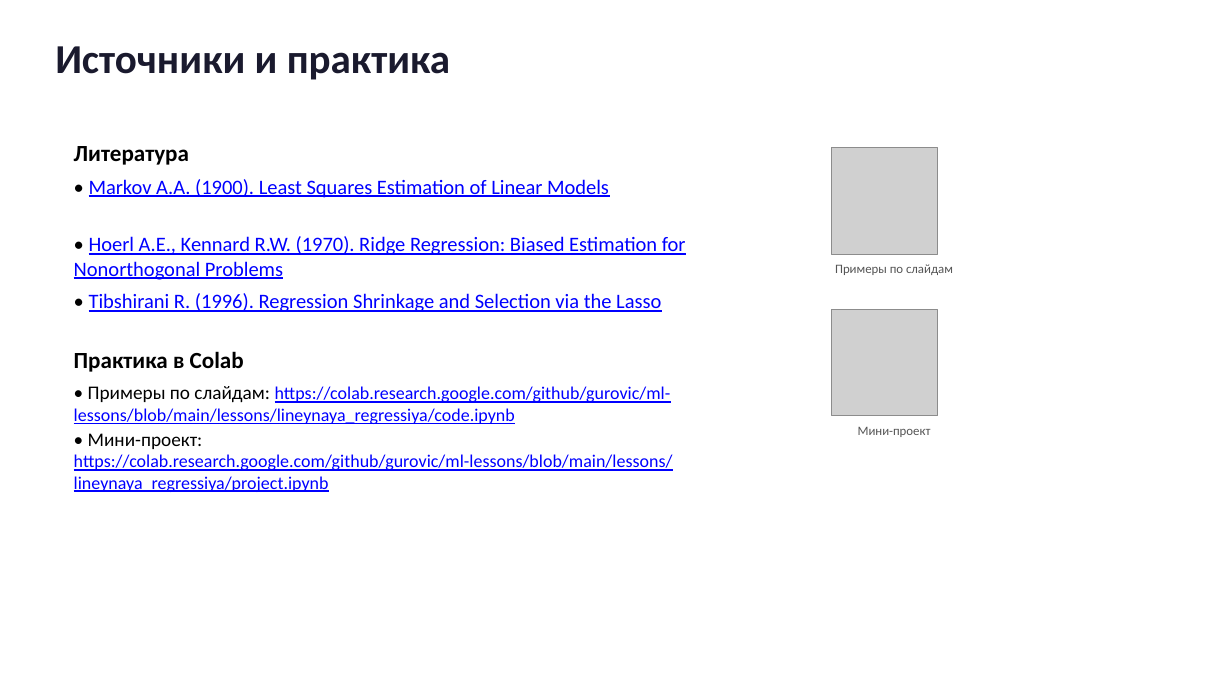
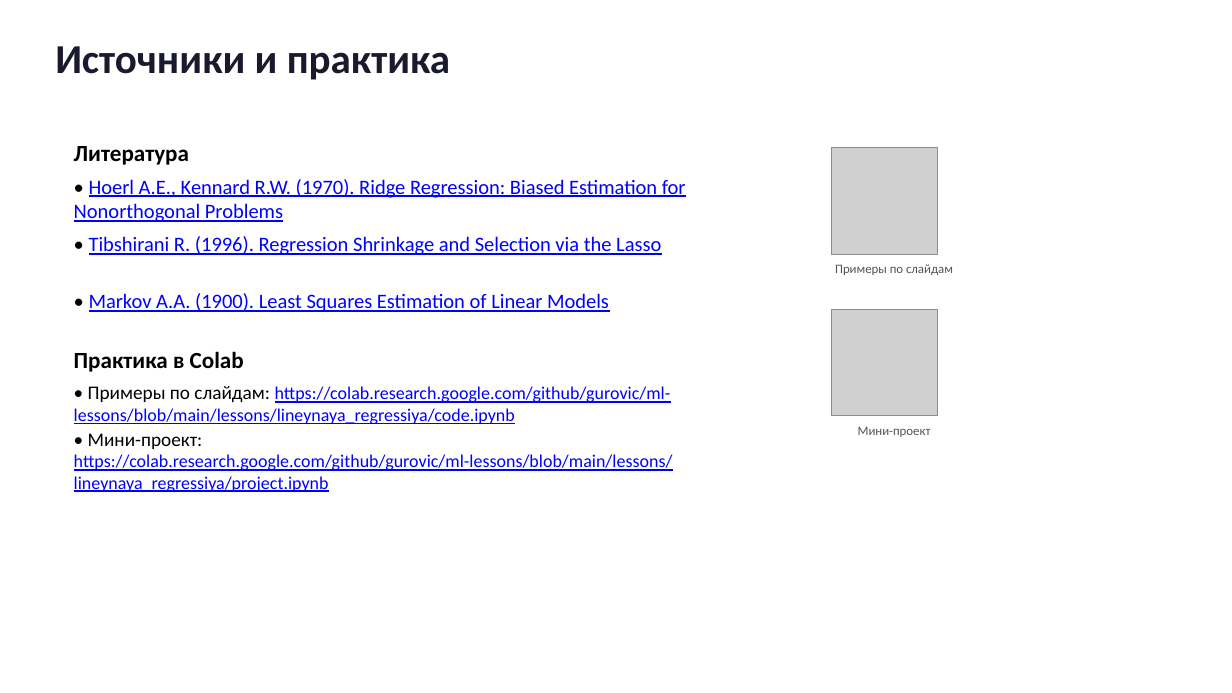
Before and after one commit to gurovic/ml-lessons, a slide deck: slide 18 of lessons/lineynaya_regressiya/presentation.pptx. Drawn at 1232x693 pixels with LibreOffice and Linux fonts; fonts in the diff are those of the drawing; grey boxes stand for pictures. Boxes give left, top, right and bottom in pixels: in the first picture for what was removed or moved away, otherwise in the second. Text is boxed around its words. In the diff, an @@ line names an element or a change of style, - is before the commit and + after.

```diff
--- a/lessons/lineynaya_regressiya/presentation.pptx
+++ b/lessons/lineynaya_regressiya/presentation.pptx
@@ text "• Hoerl A.E., Kennard R.W. ...": place and size @@
-text "• Hoerl A.E., Kennard R.W. ..." at <box>74,236,686,280</box>
+text "• Hoerl A.E., Kennard R.W. ..." at <box>74,179,686,222</box>
@@ text "• Tibshirani R. (1996). Regression ...": place and size @@
-text "• Tibshirani R. (1996). Regression ..." at <box>89,293,661,312</box>
+text "• Tibshirani R. (1996). Regression ..." at <box>89,236,661,255</box>
@@ text "• Markov A.A. (1900). Least ...": place and size @@
-text "• Markov A.A. (1900). Least ..." at <box>89,179,609,198</box>
+text "• Markov A.A. (1900). Least ..." at <box>89,293,609,312</box>
```
Also in this commit, not shown: 15 other slides changed, 1 other file.
